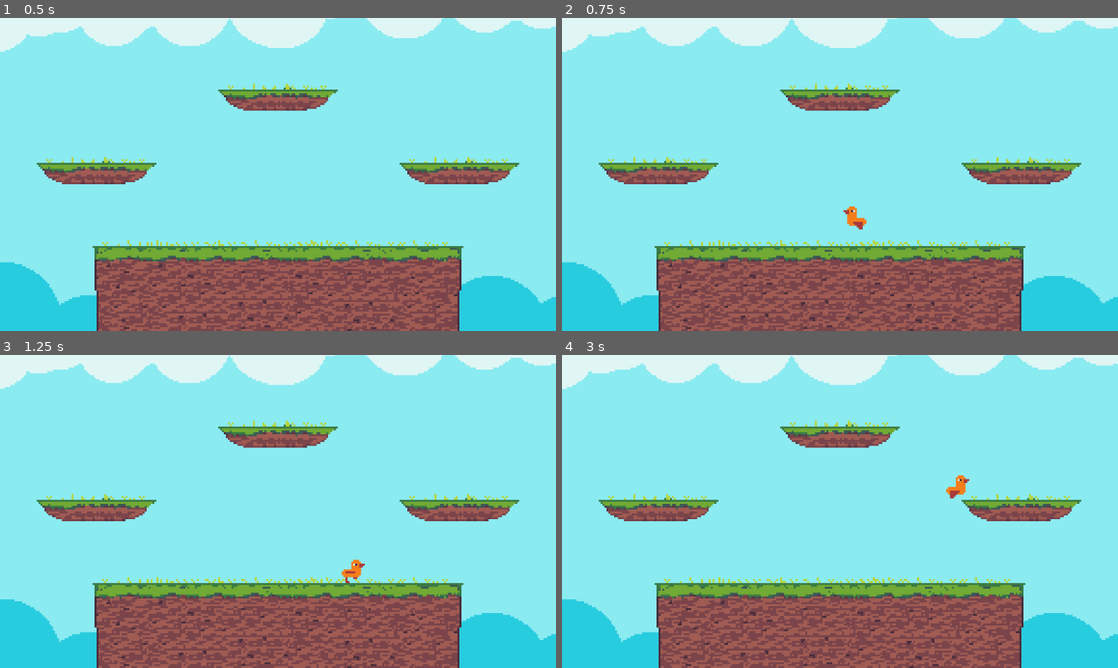
Above: before the commit, frames 1-4 (two rows, left to right).
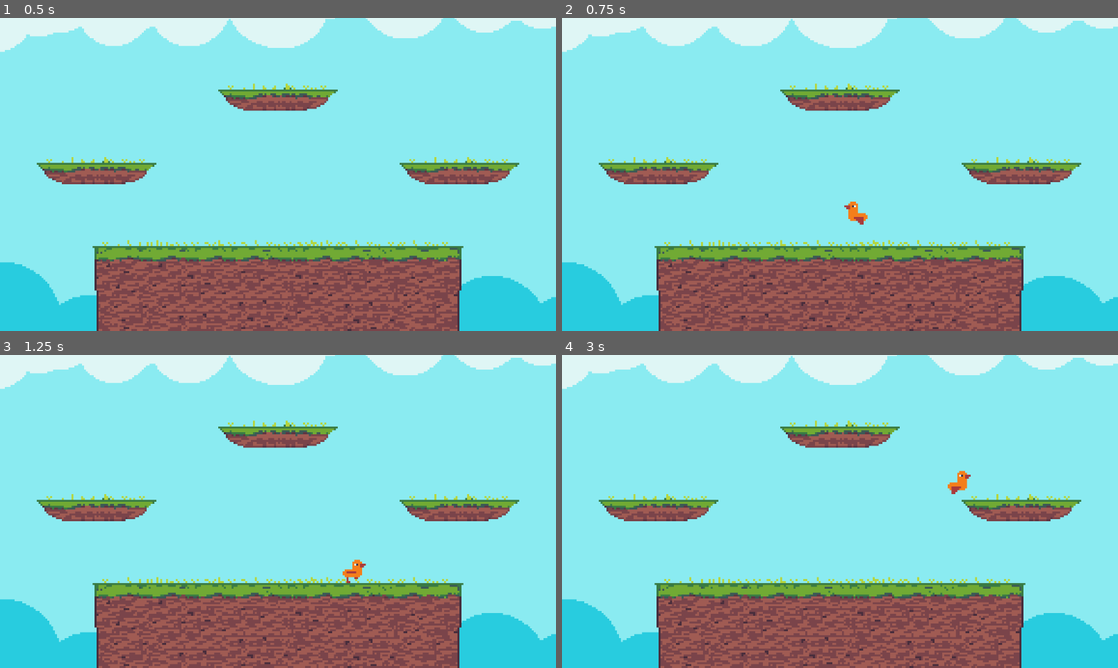
Above: after the commit, the same moments.

Repository: Shuflduf/Goose-Fight-Real
Game: Godot game, scene res://world.tscn
Same seed, same stepped clock (60 frames per second), same inputs: the game is played once before the commit and once after it.
Inputs:
- Up to frame 1 (0.5 s): no input
- Up to frame 2 (0.75 s): tap Enter at 0.5 s; hold Right (right) from 0.53 s (still down); tap Z (jump) at 0.6 s
- Up to frame 3 (1.25 s): keep holding Right (right); tap Z (jump) at 0.77, 1.07 s
- Up to frame 4 (3 s): tap Z (jump) at 1.35, 1.52, 1.82, 2.1, 2.85 s; release Right (right) at 2.03 s; hold Left (left) 2.03-2.78 s; hold Right (right) from 2.78 s (still down)

Frame 1 is identical in both runs. In frame 2, 0.2% of the frame differs, in the area x 50-55%, y 58-68%; in frame 3, less than 0.1%; in frame 4, 0.2%.

Commit message:
i think everything uses new input system

Diff:
--- a/Player/vertical_movement.gd
+++ b/Player/vertical_movement.gd
@@ -31,12 +31,24 @@
         elif has_double_jump:
             apply_jump_vel(JUMP_FORCE)
             has_double_jump = false
-        print("------")
 
     if p.inp.event_is_action_pressed(event, &"down") and not p.is_on_floor():
         p.collision_mask = 1
     elif p.inp.event_is_action_released(event, &"down") and not p.is_on_floor():
-        p.collision_mask = 1
+        p.collision_mask = 3
+
+    if jumping and p.inp.event_is_action_released(event, &"jump"):
+        apply_jump_vel(HOP_FORCE)
+        jumping = false
+
+    if p.inp.event_is_action_released(event, &"down") and quick_drop_timer == 0.0:
+        quick_drop_timer += 0.001
+
+    if quick_drop_timer != 0.0:
+        if p.inp.event_is_action_pressed(event, &"down"):
+            p.velocity.y = MAX_FALL
+            p.collision_mask = 1
+
 
 func _physics_process(delta: float) -> void:
     p.velocity.y += p.get_gravity().y * delta * GRAVITY_MULT
@@ -52,27 +64,15 @@
         coyote_timer += delta
 
     #if Input.is_action_just_pressed(&"jump"):
+    if jumping:
+        jump_timer += delta
+        if jump_timer > HOP_WINDOW:
+            apply_jump_vel(JUMP_FORCE)
 
-
-    if jumping:
-        if Input.is_action_just_released(&"jump"):
-            apply_jump_vel(HOP_FORCE)
-            jumping = false
-        else:
-            jump_timer += delta
-            if jump_timer > HOP_WINDOW:
-                apply_jump_vel(JUMP_FORCE)
-
-
-
-    if Input.is_action_just_released(&"down") and quick_drop_timer == 0.0:
-        quick_drop_timer += delta
 
     if quick_drop_timer != 0.0:
         quick_drop_timer += delta
-        if Input.is_action_just_pressed(&"down"):
-            p.velocity.y = MAX_FALL
-            p.collision_mask = 1
+
 
     if quick_drop_timer > QUICK_DROP_TIME:
         quick_drop_timer = 0.0
--- a/horizontal_movement.gd
+++ b/horizontal_movement.gd
@@ -28,7 +28,6 @@
     if p.input_index == -1:
         input_dir = Input.get_axis(&"left", &"right")
     var current_dir: int = int(input_dir)
-    prints(input_dir, current_dir)
 
     if current_dir == 0:
         if last_run_dir != 0:
--- a/project.godot
+++ b/project.godot
@@ -42,6 +42,7 @@
 down={
 "deadzone": 0.2,
 "events": [Object(InputEventKey,"resource_local_to_scene":false,"resource_name":"","device":-1,"window_id":0,"alt_press …(195 unchanged characters)…
+, null, Object(InputEventJoypadMotion,"resource_local_to_scene":false,"resource_name":"","device":-1,"axis":1,"axis_value":1.0,"script":null)
 , null]
 }
 left={
